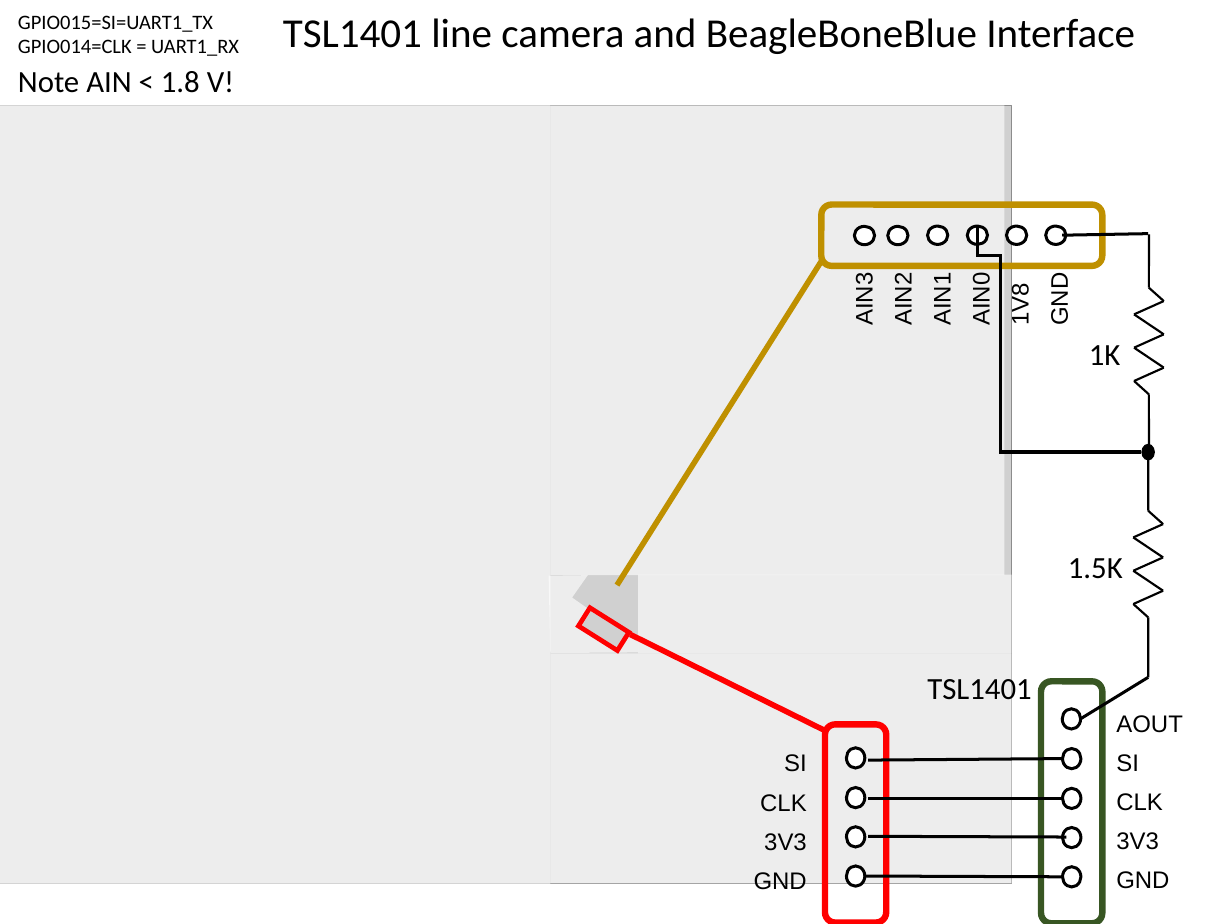
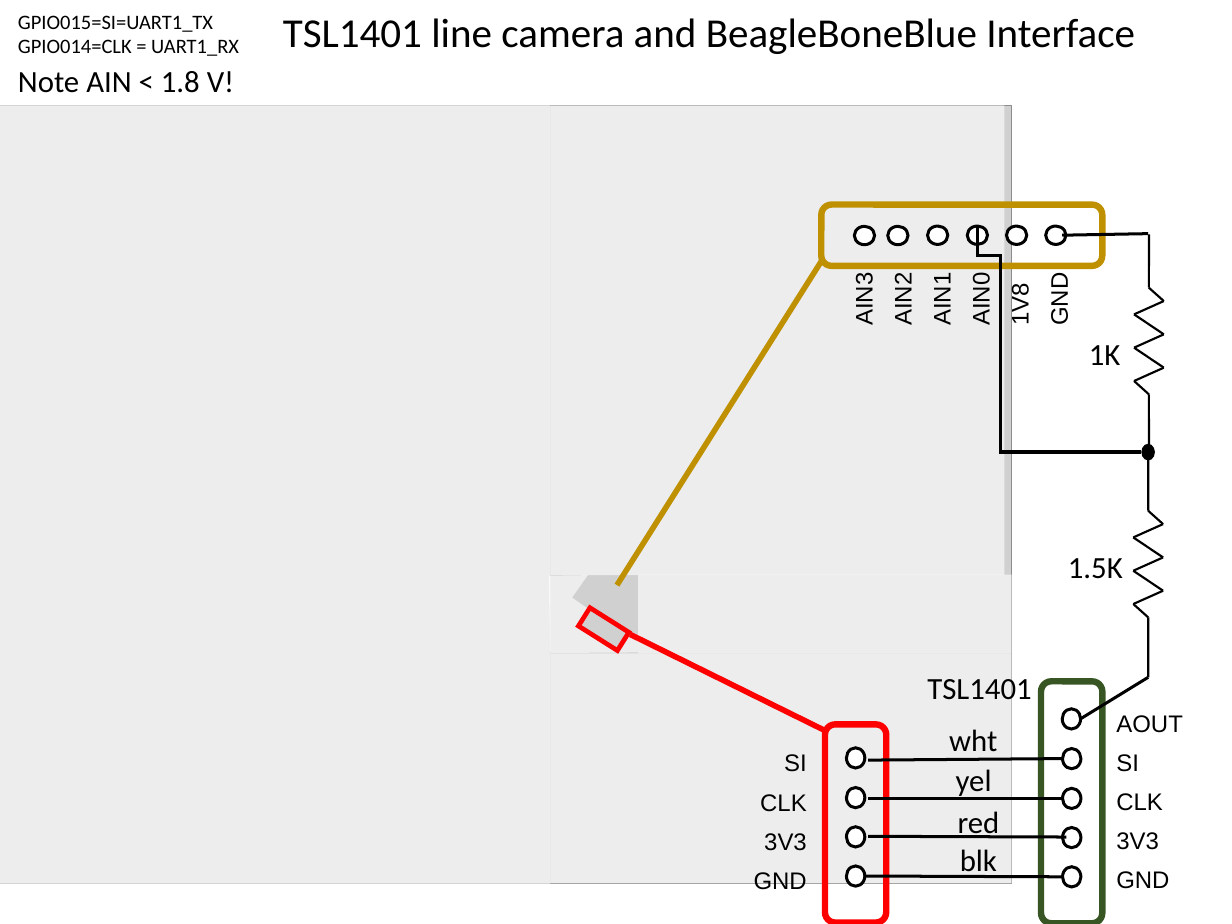
Before and after one commit to YandongJi/SkeletonBeagle, a slide deck: slide 1 of AtodTestPRU/TSL1401-BBBlue-interface.pptx. Drawn at 1232x924 pixels with LibreOffice and Linux fonts; fonts in the diff are those of the drawing; grey boxes stand for pictures. Boxes give left, top, right and bottom in pixels: in the first picture for what was removed or moved away, otherwise in the second. Text is boxed around its words. In the diff, an @@ line names an element or a change of style, - is before the commit and + after.

```diff
--- a/AtodTestPRU/TSL1401-BBBlue-interface.pptx
+++ b/AtodTestPRU/TSL1401-BBBlue-interface.pptx
@@ text added at [949, 729, 997, 759], 18 pt, text #000000 @@
+wht
@@ text added at [956, 769, 992, 799], 18 pt, text #000000 @@
+yel
@@ text added at [958, 811, 1000, 839], 18 pt, text #000000 @@
+red
@@ text added at [960, 849, 997, 878], 18 pt, text #000000 @@
+blk
```
Also in this commit, not shown: 1 slide removed, 1 other file.
